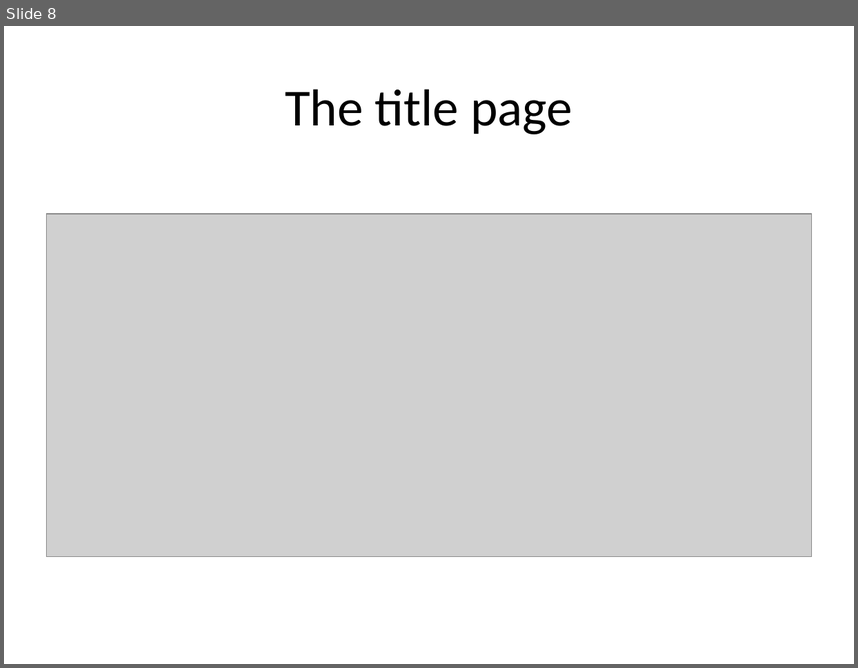
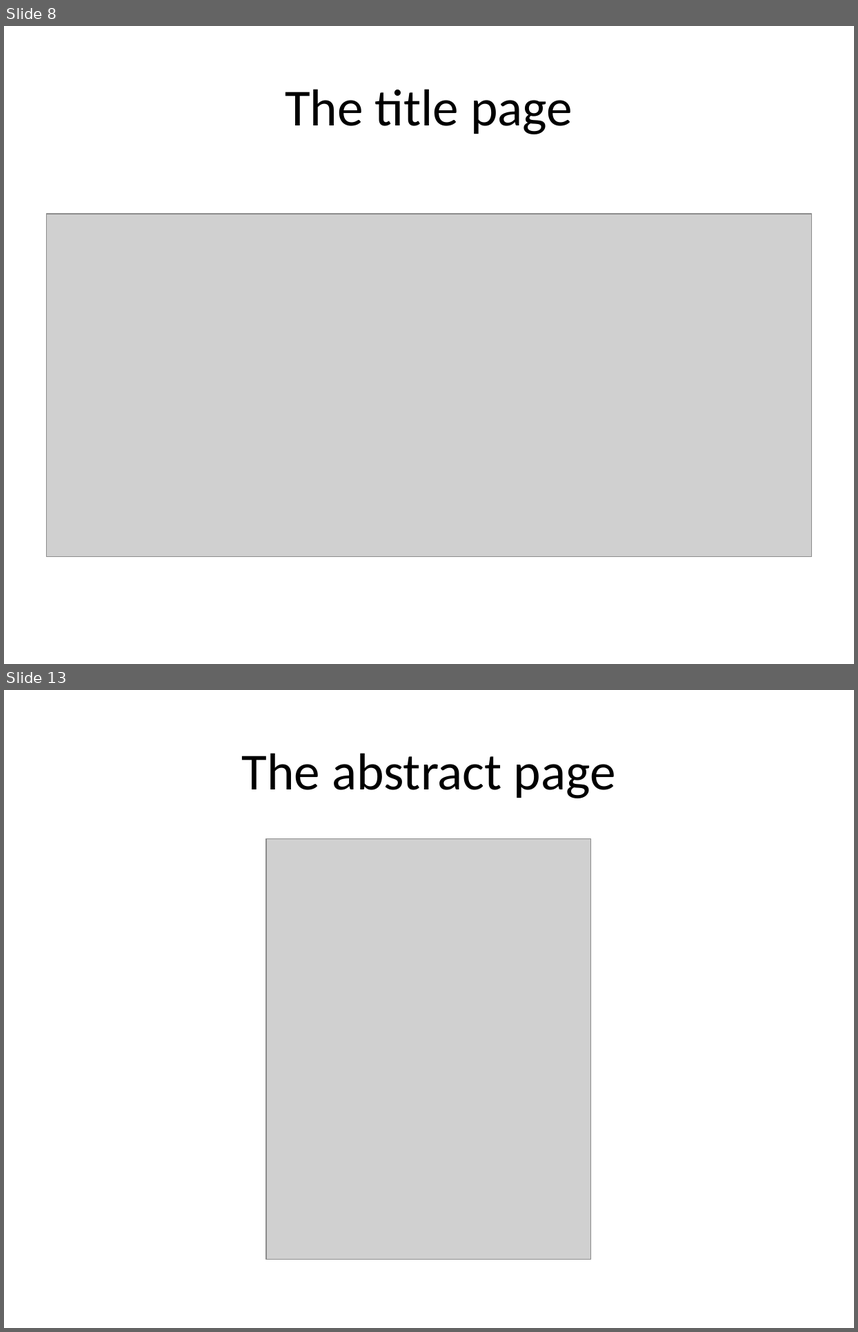
Before and after one commit to classes-medb/5510, a slide deck: src/video07-formatting-your-literature-review.pptx. Shown one above the other, each under a label of ours: slide 8 before the commit, slides 8 and 13 after it; the slides between them are not shown. The pictures are 858x668 and 858x1332 pixels, drawn with LibreOffice and Linux fonts; fonts in the diff are those of the drawing; grey boxes stand for pictures. Boxes give left, top, right and bottom in pixels: in the first picture for what was removed or moved away, otherwise in the second. Text is boxed around its words. In the diff, an @@ line names an element or a change of style, - is before the commit and + after.

```diff
--- a/src/video07-formatting-your-literature-review.pptx
+++ b/src/video07-formatting-your-literature-review.pptx
@@ slide 13 added at [4, 690, 854, 1328], background #FFFFFF @@
@@ title added at [241, 753, 616, 798], 44 pt, text #000000 @@
+The abstract page
@@ picture added at [266, 839, 590, 1259] @@
```
Also in this commit, not shown: 8 other slides added, 6 other files.
